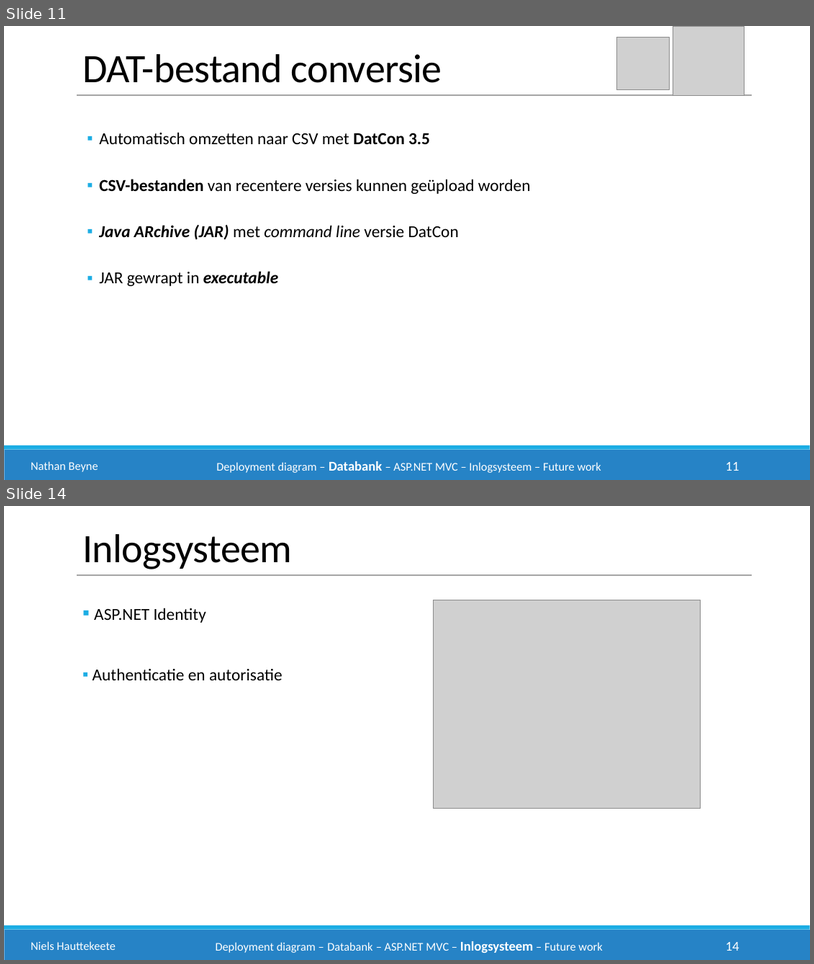
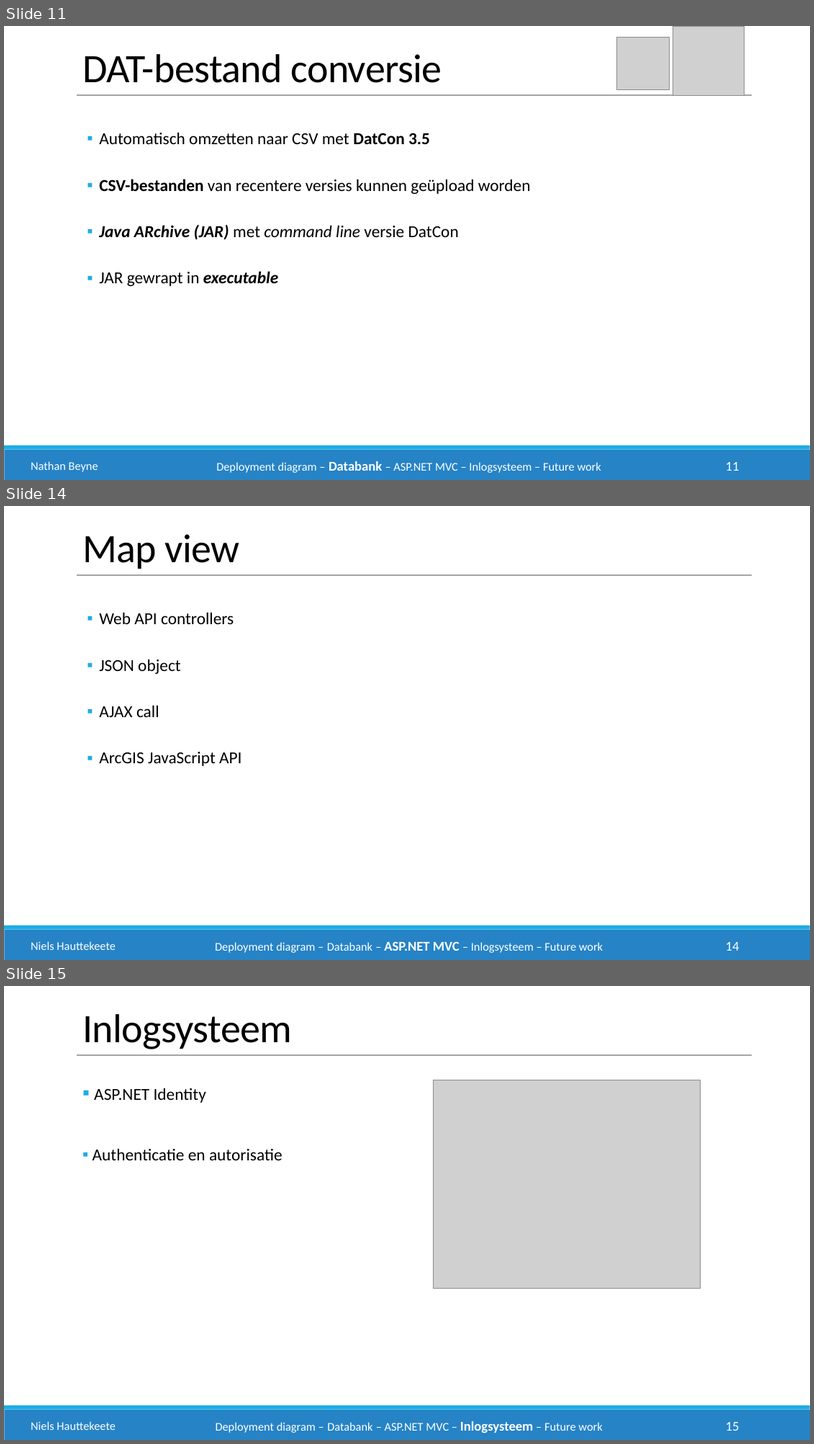
Before and after one commit to philipkukoba/Bachelors-Dissertation-DroneWebApp, a slide deck: documenten/Technische presentatie klant/Technische presentatie klant.pptx. Shown one above the other, each under a label of ours: slides 11 and 14 before the commit, slides 11, 14 and 15 after it; the slides between them are not shown. The pictures are 814x964 and 814x1444 pixels, drawn with LibreOffice and Linux fonts; fonts in the diff are those of the drawing; grey boxes stand for pictures. Boxes give left, top, right and bottom in pixels: in the first picture for what was removed or moved away, otherwise in the second. Text is boxed around its words. In the diff, an @@ line names an element or a change of style, - is before the commit and + after.

```diff
--- a/documenten/Technische presentatie klant/Technische presentatie klant.pptx
+++ b/documenten/Technische presentatie klant/Technische presentatie klant.pptx
@@ slide 14 added at <box>4,506,810,960</box>, background #FFFFFF; not listed: 2 template elements that a slide beside it also shows @@
@@ text added at <box>82,534,239,569</box>, 48 pt, text #000000 @@
+Map view
@@ line added from (77, 575) to (752, 575), #A6A6A6 1 pt @@
@@ text added at <box>99,612,242,766</box>, 20 pt, text #000000 @@
+  ▪ Web API controllers
+  ▪ JSON object
+  ▪ AJAX call
+  ▪ ArcGIS JavaScript API
@@ text added at <box>31,941,116,950</box>, 14 pt, text #FFFFFF @@
+Niels Hauttekeete
@@ text added at <box>215,941,603,952</box>, 14 pt, text #FFFFFF @@
+Deployment diagram – Databank – ASP.NET MVC – Inlogsysteem – Future work
@@ page number added at <box>726,942,740,950</box>, 16 pt, text #FFFFFF @@
+14
@@ what was slide 14 is now slide 15 @@
@@ page number at <box>726,1422,740,1430</box>: text changed @@
-14
+15
```
Also in this commit, not shown: 2 slides changed.
